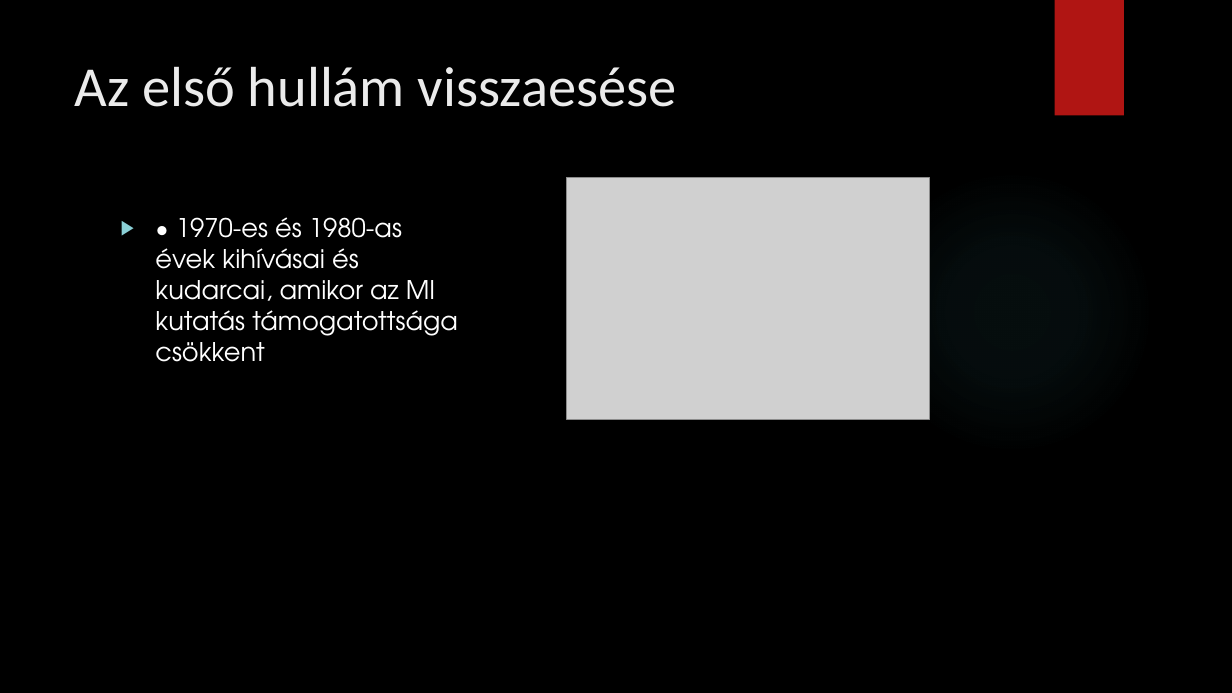
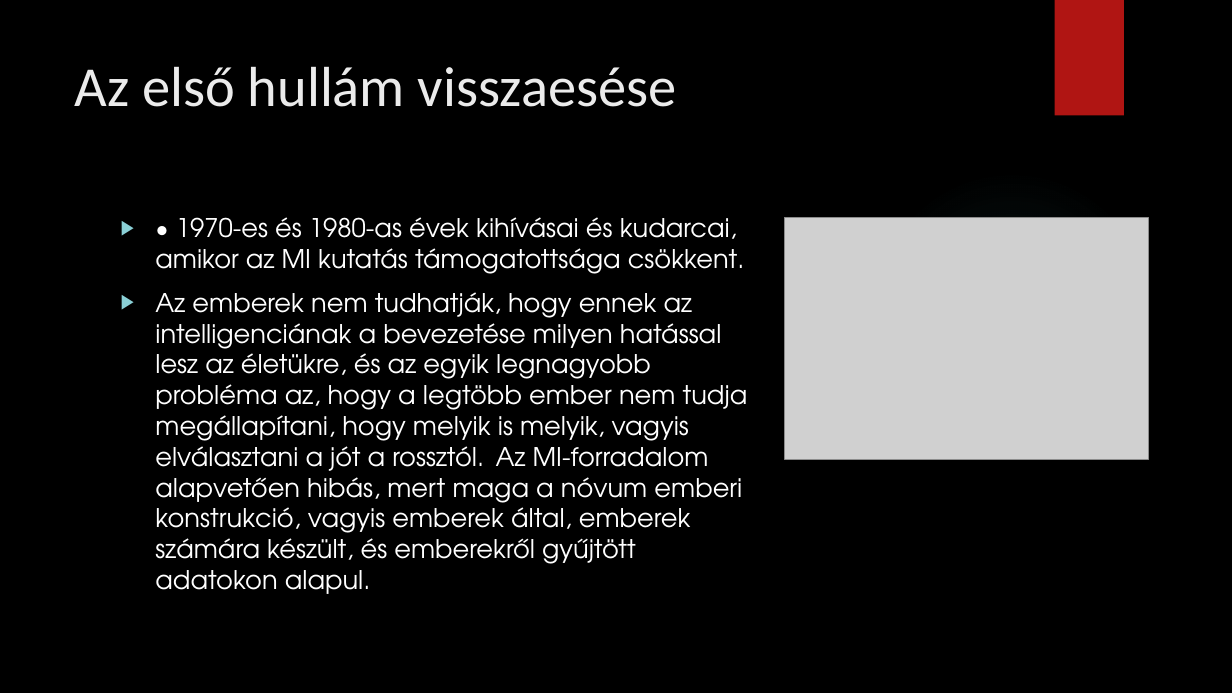
Before and after one commit to kizsi2024/12I-H, a slide deck: slide 7 of Dóra Marcell/A mesterséges inteligencia.pptx. Drawn at 1232x693 pixels with LibreOffice and Linux fonts; fonts in the diff are those of the drawing; grey boxes stand for pictures; background and template pictures are left out. Boxes give left, top, right and bottom in pixels: in the first picture for what was removed or moved away, otherwise in the second. Text is boxed around its words. In the diff, an @@ line names an element or a change of style, - is before the commit and + after.

```diff
--- a/Dóra Marcell/A mesterséges inteligencia.pptx
+++ b/Dóra Marcell/A mesterséges inteligencia.pptx
@@ text at [155, 217, 748, 594]: text changed @@
-▶ • 1970-es és 1980-as évek kihívásai és kudarcai, amikor az MI kutatás támogatottsága csökkent
+▶ • 1970-es és 1980-as évek kihívásai és kudarcai, amikor az MI kutatás támogatottsága csökkent.
+▶ Az emberek nem tudhatják, hogy ennek az intelligenciának a bevezetése milyen hatással lesz az életükre, és az egyik legnagyobb probléma az, hogy a legtöbb ember nem tudja megállapítani, hogy melyik is melyik, vagyis elválasztani a jót a rossztól. Az MI-forradalom alapvetően hibás, mert maga a nóvum emberi konstrukció, vagyis emberek által, emberek számára készült, és emberekről gyűjtött adatokon alapul.
@@ picture: place and size @@
-picture at [567, 177, 930, 420]
+picture at [785, 217, 1148, 459]
```
Also in this commit, not shown: 4 other slides changed, 1 other file.
